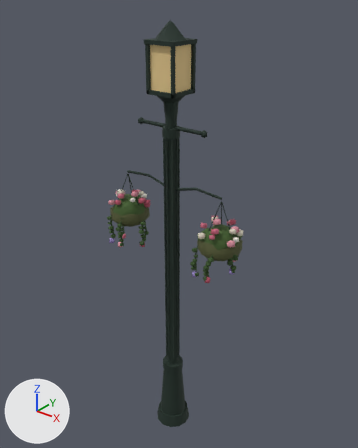
The glTF model assets/models/props/street_lamp.glb: old version first, new version second.
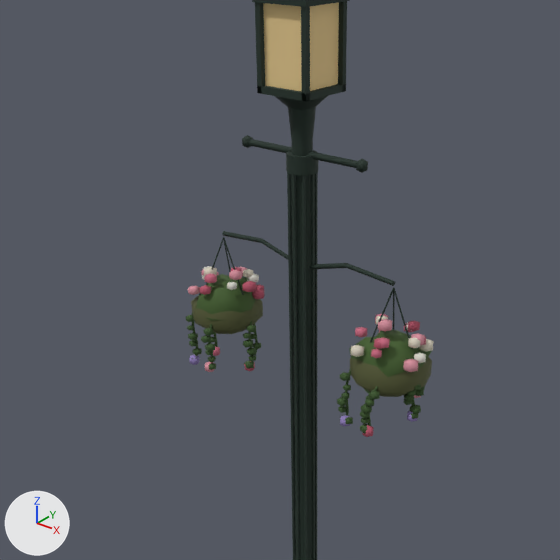
Each version is shown whole from a 50 mm camera at (2.45, -2.97, 4.1) aimed at (-0.03, 0.13, 2.17), then close up on the part from 1% to 87% of the width and 10% to 78% of the height. Lighting does not change. The marker at lower left points along +X, +Y and +Z. The first two pictures are the older version. Vertices at exactly the same position are counted once.

In view in the first close-up: 'street_lamp'.
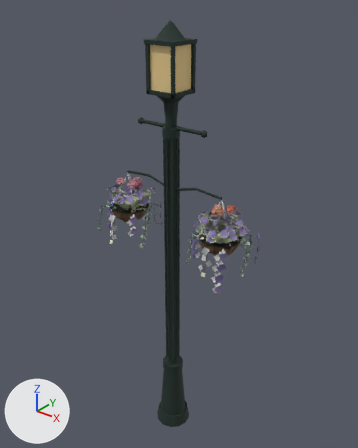
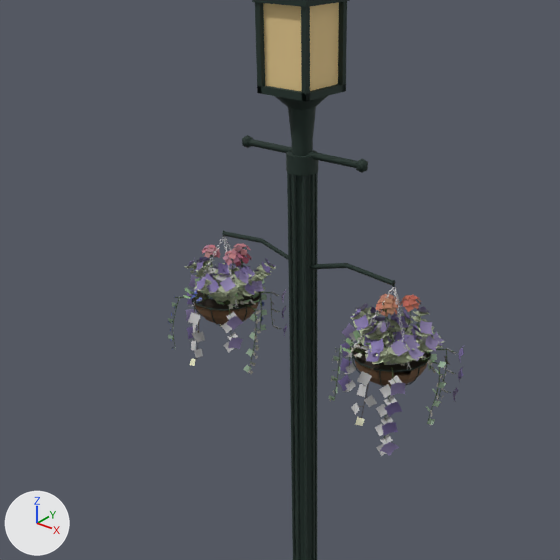
Location of each change, [x1, y1, x2, y2] in pixels of the close-ups (560 x 560 px):
'street_lamp', reshaped
    before: [186, 0, 434, 560]
    after: [168, 0, 464, 560]
part 1 of me_street_lamp, deleted
    before: [186, 237, 425, 437]
part 2 of me_street_lamp, built on
    before: [188, 238, 434, 397]
    after: [168, 230, 464, 456]

The change, as a diff of the scene's bpy script:
```diff
--- a/assets/models/props/street_lamp.glb.py
+++ b/assets/models/props/street_lamp.glb.py
@@ mat_plant @@
+mat_plant = bpy.data.materials.new('plant')
+# nodes: BsdfPrincipled, Math, Mix, OutputMaterial, VertexColor
+# colours: white #e7e7e7, mixed with the vertex colours
@@ me_street_lamp @@
 # used by ob_street_lamp; location = (0.0, 0.0, 0.0)
-me_street_lamp.from_pydata(...)  # 2178 vertices, 3660 faces; spans x -0.71..0.69, y -0.24..0.17, z 0.0..3.86
+me_street_lamp.from_pydata(...)  # 15533 vertices, 17976 faces; spans x -0.83..0.77, y -0.31..0.27, z 0.0..3.86
+# me_street_lamp part 1: 76 loose pieces with 1046 vertices, spanning x -0.71..0.69, y -0.24..0.17, z 1.85..2.58, are deleted
+# me_street_lamp part 2: 36 vertices moved within x -0.63..0.68, y -0.14..0.16, z 1.93..2.58; 709 vertices removed from x -0.68..0.69, y -0.18..0.17, z 1.92..2.44; 15110 vertices added at x -0.83..0.77, y -0.31..0.27, z 1.91..2.62
 me_street_lamp.materials.append(mat_house)
+me_street_lamp.materials.append(mat_plant)
```
